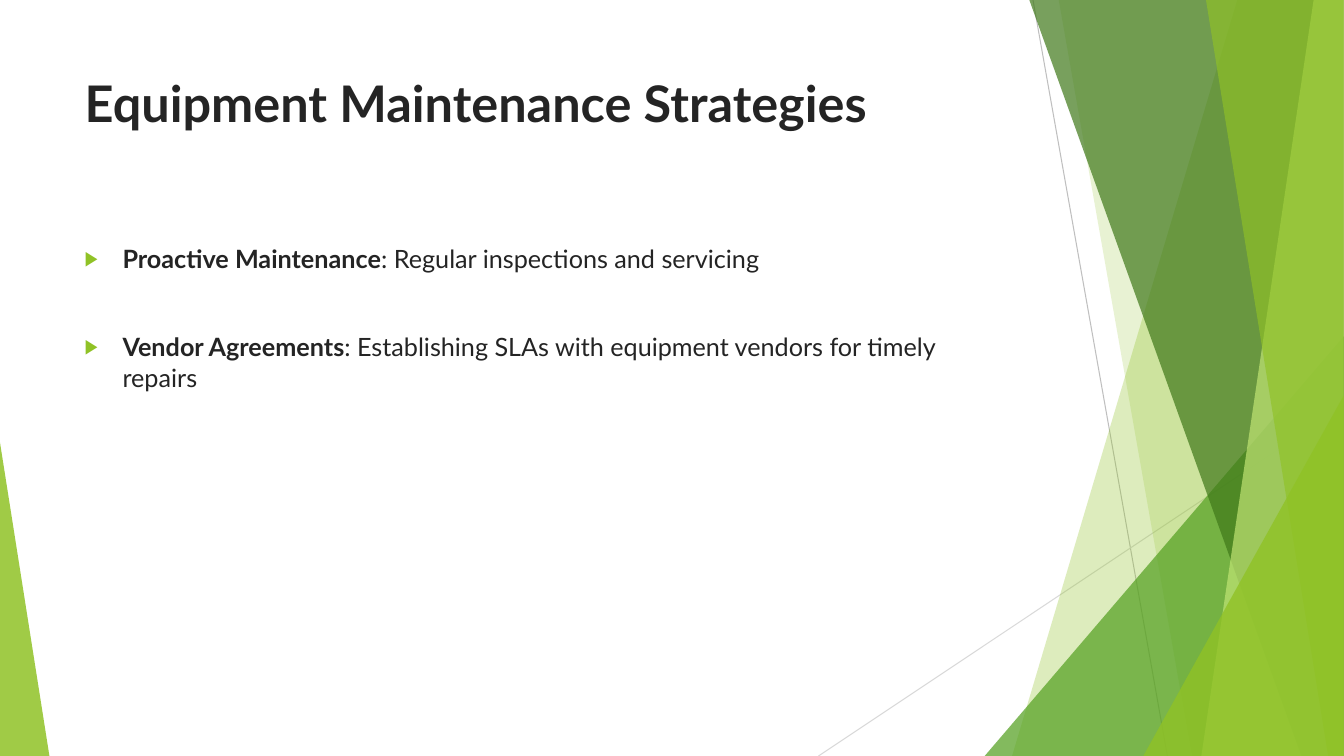
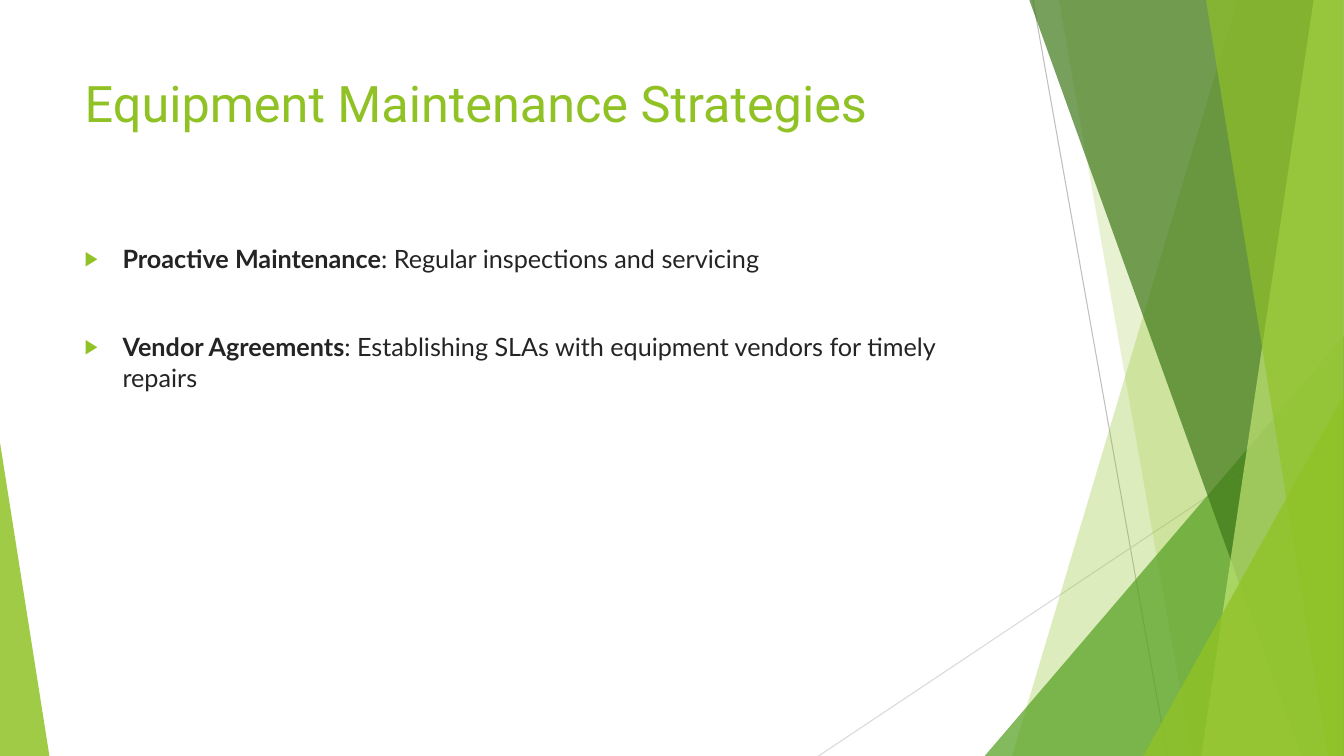
Before and after one commit to coolblueraju/AWS-DevOps, a slide deck: slide 8 of IITJ.pptx. Drawn at 1344x756 pixels with LibreOffice and Linux fonts; fonts in the diff are those of the drawing. Boxes give left, top, right and bottom in pixels: in the first picture for what was removed or moved away, otherwise in the second. Text is boxed around its words. In the diff, an @@ line names an element or a change of style, - is before the commit and + after.

```diff
--- a/IITJ.pptx
+++ b/IITJ.pptx
@@ title "Equipment Maintenance Strategies" at (x1=85, y1=85, x2=867, y2=133): font Lato to Roboto, text colour #242424 to #90C226, bold off @@
```
